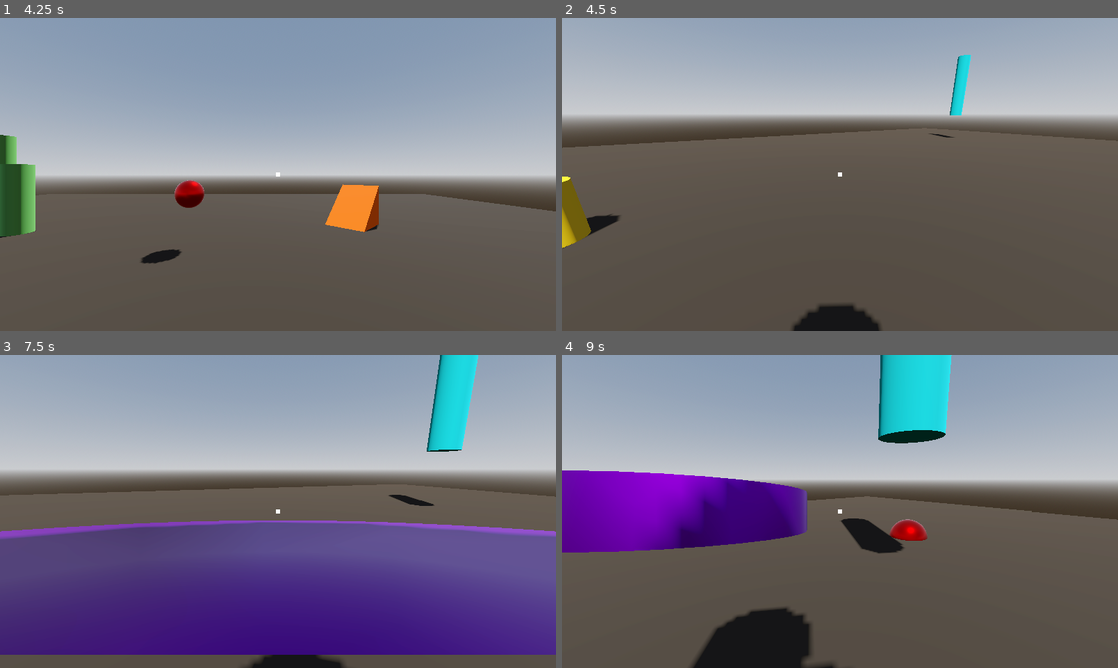
Above: before the commit, frames 1-4 (two rows, left to right).
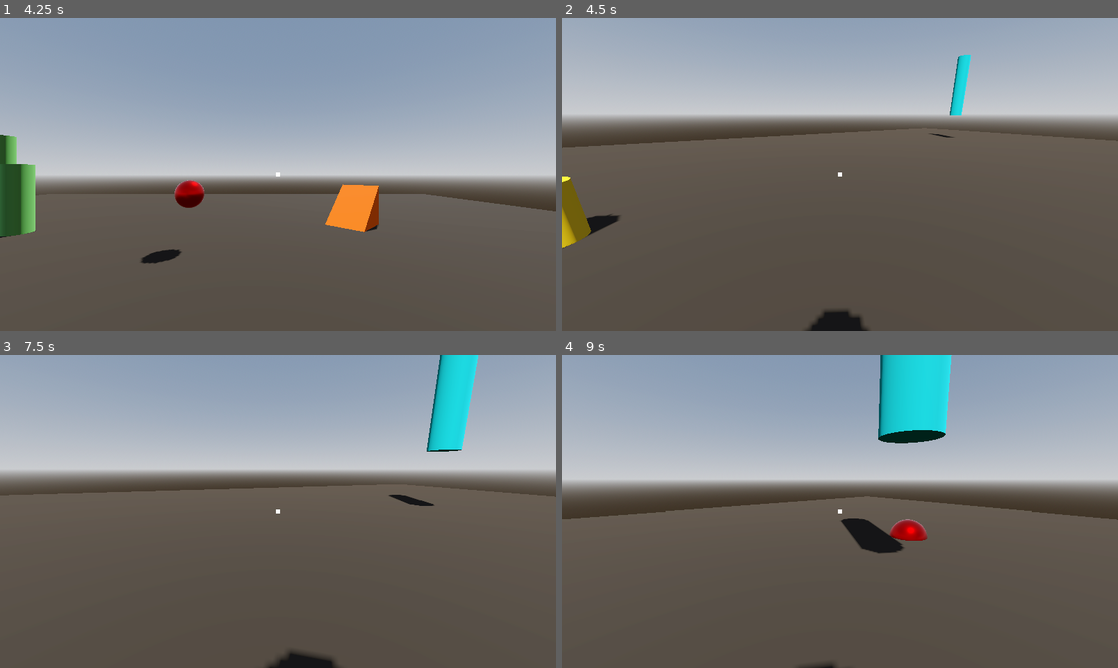
Above: after the commit, the same moments.

Repository: Isaaa43/Saudavel-e-Balanceado
Game: Godot game, scene res://cenas/main_game.tscn
The game is run twice, just before and just after one commit, with the same random seed, the same clock (stepped at 60 frames per second) and the same inputs.
Inputs (mouse positions are in pixels of both pictures, inside the frame that each line leads up to):
- Up to frame 1 (4.25 s): click (278, 224) at 0.52 s; type "Alex" at 0.6 s; click "Jogar" at 1.25 s; click "Host" at 2 s; click "Começar Partida" at 2.75 s; move the mouse to (400, 158) at 3.52 s; hold D (direita) from 3.53 s (still down); right-click (400, 158) at 3.6 s; click (400, 158) at 3.67 s; tap Space (pular) at 3.77 s
- Up to frame 2 (4.5 s): move the mouse to (812, 174) at 4.27 s; release D (direita) at 4.28 s; hold W (frente) from 4.28 s (still down); tap Middle mouse button (acao_2) at 4.35 s
- Up to frame 3 (7.5 s): keep holding W (frente); tap Space (pular) at 4.52, 6.02, 6.77 s; move the mouse to (289, 505) at 5.02 s; right-click (289, 505) at 5.1 s; move the mouse to (272, 517) at 5.77 s; tap Middle mouse button (acao_2) at 5.85, 7.35 s; click (272, 517) at 5.92 s; move the mouse to (316, 514) at 6.52 s; right-click (316, 514) at 6.6 s; move the mouse to (233, 508) at 7.27 s
- Up to frame 4 (9 s): tap Space (pular) at 7.52 s; move the mouse to (845, 511) at 8.02 s; right-click (845, 511) at 8.1 s; click (845, 511) at 8.17 s; move the mouse to (817, 505) at 8.77 s; release W (frente) at 8.78 s; hold D (direita) from 8.78 s (still down); tap Middle mouse button (acao_2) at 8.85 s

Frame 1 is identical in both runs. In frame 2, 0.5% of the frame differs, in the area x 41-58%, y 91-100%; in frame 3, 42%, in the area x 0-100%, y 52-100%; in frame 4, 13%.

Commit message:
Atualizado lançador de feitiços
Melhorado criação do contexto para enviar os feitiços, assim como ray cast só considerar chão e props

Diff:
--- a/luta-magos/cenas/game/characters/jogador.tscn
+++ b/luta-magos/cenas/game/characters/jogador.tscn
@@ -56,6 +56,7 @@
 
 [node name="RayCast3D" type="RayCast3D" parent="Cabeca/Camera3D/LancadorFeiticos" unique_id=576639506]
 target_position = Vector3(0, 0, -5)
+collision_mask = 6
 collide_with_areas = true
 
 [node name="HudAim" type="Control" parent="Cabeca/Camera3D" unique_id=623777350]
--- a/luta-magos/scripts/game/characters/lancador_feiticos.gd
+++ b/luta-magos/scripts/game/characters/lancador_feiticos.gd
@@ -1,7 +1,7 @@
 class_name LancadorFeiticos
 extends Node3D
 
-@onready var spell_registry: RegistroFeiticos = Registros.reg_feiticos
+@onready var registro_feiticos: RegistroFeiticos = Registros.reg_feiticos
 
 @onready var ray_cast_visao: RayCast3D = $RayCast3D
 
@@ -18,13 +18,23 @@
 		_cooldowns[id] = maxf(0.0, _cooldowns[id] - delta)
 
 func _lancar_feitico_escolhido(feitico_id: String) -> void:
+	# se estiver no cooldown, nao continue
 	if _cooldowns.get(feitico_id, 0) > 0.1: return
 
-	var feitico_def : FeiticoDefinicaoRes = spell_registry.get_feitico(feitico_id)
+	# cria o contexto do feitico
+	var feitico_def : FeiticoDefinicaoRes = registro_feiticos.get_feitico(feitico_id)
+	var feitico_contexto : FeiticoContexto = _criar_feitico_contexto(feitico_def)
+	# se nao foi possivel criar o contexto (ou lancar o feitico) pare
+	if not feitico_contexto: return
 
+	# coloque o feitico no cooldown
 	_cooldowns[feitico_id] = feitico_def.cooldown
+	# lancar o feitico
+	lancar_feitico(feitico_contexto)
 
+func _criar_feitico_contexto(feitico_def : FeiticoDefinicaoRes) -> FeiticoContexto:
 	var feitico_contexto := FeiticoContexto.new()
+
 	feitico_contexto.feitico_id = feitico_def.feitico_id
 	feitico_contexto.feitico_tipo = feitico_def.feitico_tipo
 	# TODO: achar outra solucao alem do peer id
@@ -43,10 +53,13 @@
 				var posicao := ray_cast_visao.get_collision_point()
 				feitico_contexto.posicao_global_inicial = posicao
 				feitico_contexto.direcao = Vector3.FORWARD
+			else:
+				# se nao for possivel colocar, entao nao lance
+				return null
 		Feitico.Tipo.EFEITO:
 			pass
 
-	lancar_feitico(feitico_contexto)
+	return feitico_contexto
 
 # Main entry point — call this locally AND replicate over network
 func lancar_feitico(feitico_contexto : FeiticoContexto) -> void:
